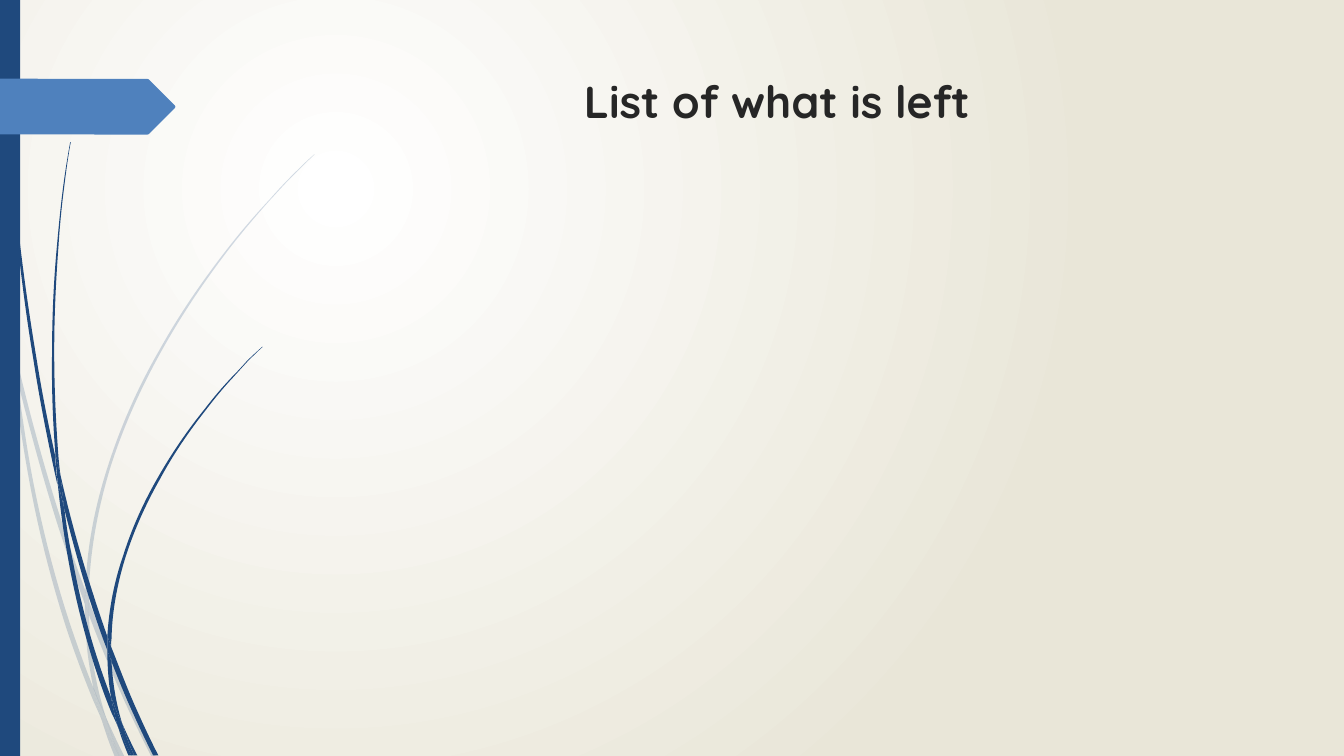
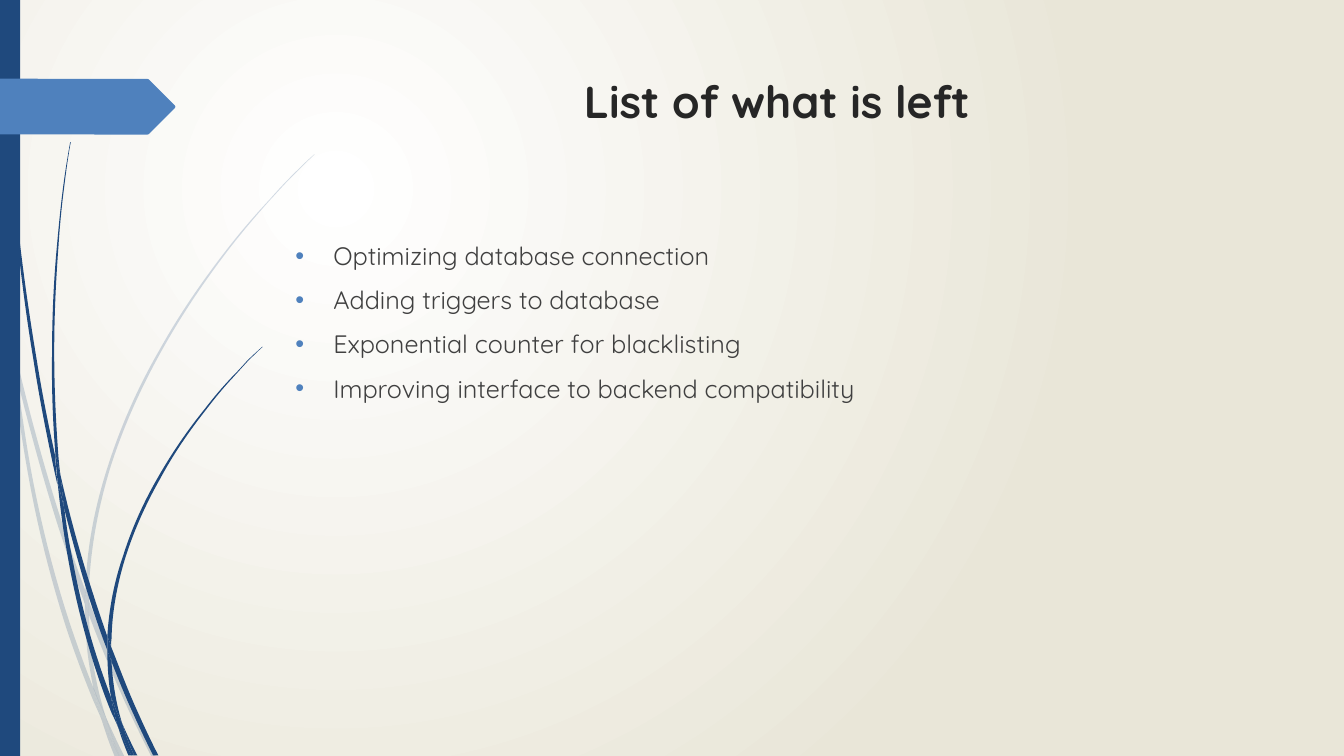
Before and after one commit to cos301-2019-se/Defendr, a slide deck: slide 6 of SRS/SlideShow4.pptx. Drawn at 1344x756 pixels with LibreOffice and Linux fonts; fonts in the diff are those of the drawing. Boxes give left, top, right and bottom in pixels: in the first picture for what was removed or moved away, otherwise in the second. Text is boxed around its words. In the diff, an @@ line names an element or a change of style, - is before the commit and + after.

```diff
--- a/SRS/SlideShow4.pptx
+++ b/SRS/SlideShow4.pptx
@@ text added at [333,246,855,403], 18 pt, text #404040 @@
+• Optimizing database connection
+• Adding triggers to database
+• Exponential counter for blacklisting
+• Improving interface to backend compatibility
```
Also in this commit, not shown: 3 other slides changed, 3 other files.
